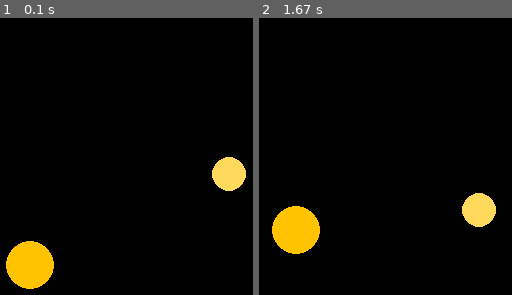
Above: before the commit, frames 1-2 (left to right).
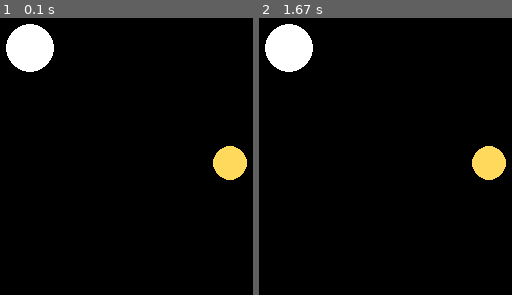
Above: after the commit, the same moments.

Repository: Demarcus-JL/Alpha-Centauri
Game: pygame game, started from program/main.py
The game is run twice, just before and just after one commit, with the same random seed, the same clock (stepped at 60 frames per second) and the same inputs.
Inputs:
- Up to frame 1 (0.1 s): no input
- Up to frame 2 (1.67 s): tap Space at 0.33 s

The runs differ from the first frame. In frame 1, 6.1% of the frame differs, in the area x 2-98%, y 2-98%; in frame 2, 7.6%, in the area x 2-98%, y 2-86%.

Commit message:
moved relevant files to program folder

Diff:
--- a/pygame_version/config.py
+++ b/program/config.py
@@ -4,7 +4,8 @@
 FPS: int = 60
 # Simulated seconds that pass between simulation steps
 TIMESTEP: float = 1e7  # ca. 3.8 months on earth
-START_SCREEN_SIZE: tuple[int, int] = (400, 400)  # Native screen resolution
+START_SCREEN_SIZE: tuple[int, int] = (400, 400)  # screen resolution in px
+START_WORLD_SIZE: tuple[float, float] = (7e12, 7e12)  # in meters
 
 # Newton's gravitational constant
 G = 6.67430e-11  # in N m^2 kg^-2
--- a/pygame_version/main.py
+++ b/program/main.py
@@ -2,25 +2,21 @@
 
 import sys
 import pygame
-from config import FPS, TIMESTEP, START_SCREEN_SIZE, G
-from objects import Vector, Body, Interaction, CursorPosition
+from config import FPS, TIMESTEP, START_SCREEN_SIZE, G, START_WORLD_SIZE
+from objects import Vector, Body, Interaction, WorldParams
 
-# TODO: write unit tests for to_pixel, because I'm not sure it works properly
-
-DEBUG: bool = False
+DEBUG: bool = True
 SIMULATION_PAUSED: bool = False
-
 
 # TODO remove this when done
 def show_viewport() -> None:
     """Print the current viewport and screen limits to the console."""
-    print(f"top right: {cursor_position.world_limits.dx:.2e} x {cursor_position.world_limits.dy:.2e}")
-    print(f"bottom left: {cursor_position.world_start.dx:.2e} x {cursor_position.world_start.dy:.2e}")
+    print(f"top right: {world_params.world_limits.dx:.2e} x {world_params.world_limits.dy:.2e}")
+    print(f"bottom left: {world_params.world_start.dx:.2e} x {world_params.world_start.dy:.2e}")
     print()
 
-pygame.init()  # Initialize pygame
-
 # Initialize pygame-related stuff
+pygame.init()
 screen: pygame.Surface = pygame.display.set_mode(START_SCREEN_SIZE, pygame.RESIZABLE)
 clock: pygame.time.Clock = pygame.time.Clock()  # Clock to manage frame rate
 
@@ -29,10 +25,11 @@
 interactions: list[Interaction] = []
 
 # Viewport and screen sizes for scaling
-cursor_position: CursorPosition = CursorPosition(
-    Vector(screen.get_width(), screen.get_height()), Vector(7e12, 7e12)
+world_params: WorldParams = WorldParams(
+    Vector(screen.get_width(), screen.get_height()), Vector(*(START_WORLD_SIZE))
 )
 
+# TODO: write unit tests for to_pixel, because I'm not sure it works properly
 def to_pixel(pos: Vector) -> Vector:
     """Return the coordinates as a Vector of px values, generated from the metric Vector as input.
 
@@ -42,13 +39,13 @@
     Returns:
         Vector: coordinates in px
     """
-    relative_positions: Vector = pos / cursor_position.world_limits
-    result = Vector(relative_positions.dx, 1 - relative_positions.dy) * cursor_position.screen_limits
+    relative_positions: Vector = pos / world_params.world_limits
+    result = Vector(relative_positions.dx, relative_positions.dy) * world_params.screen_size
 
     return result
 
 def handle_keypress(key_event: pygame.event.Event) -> None:
-    """Handle keypresses and act accordingly.
+    """Handle keypresses and act accordingly. Assumes that the passed event has a `key` attribute.
 
     Args:
         cursor_pos (CursorPosition): cursor position object
@@ -64,29 +61,20 @@
         SIMULATION_PAUSED = not SIMULATION_PAUSED
         print(f"Simulation {"paused" if SIMULATION_PAUSED else "resumed"}")
 
-
-def zoom_board(percent: float) -> None:
-    """Zoom board around the middle of the screen by a certain percentage.
-
-    Args:
-        percent (float): How much to zoom in/out, in %
-    """
-    # TODO make function work, probably move left first, then right
-    zoom_factor: float = percent / 100
-    # How much the world limits will change on each side in m
-    change: Vector = cursor_position.total_world_size * (zoom_factor) / 2
-    print(f"change in m: {change.dx:.2e} x {change.dy:.2e}")
-    cursor_position.world_limits += change
-    cursor_position.world_start -= change
-
 def handle_window_resize() -> None:
     """Handle window resize events by updating the viewport and screen limits."""
-    old_limits = cursor_position.screen_limits
-    cursor_position.screen_limits = Vector(screen.get_width(), screen.get_height())
-    relative_change: Vector = cursor_position.screen_limits / old_limits
-    cursor_position.world_limits *= relative_change
+    old_limits = world_params.screen_size
+    world_params.screen_size = Vector(screen.get_width(), screen.get_height())
+    relative_change: Vector = world_params.screen_size / old_limits
+    world_params.world_limits *= relative_change
     print("UPDATED viewport: "
-            f"{cursor_position.world_limits.dx:.2e} x {cursor_position.world_limits.dy:.2e}")
+            f"{world_params.world_limits.dx:.2e} x {world_params.world_limits.dy:.2e}")
+
+# TODO working on this
+def handle_world_zoom() -> None:
+    # Get the outermost bodies in each direction and adjust world limits accordingly
+    world_params.world_limits = world_params.world_limits + Vector(max(bodies, key=lambda body: body.pos.dx).pos.dx, max(bodies, key=lambda body: body.pos.dy).pos.dy)
+    world_params.world_start = world_params.world_start - Vector(min(bodies, key=lambda body: body.pos.dx).pos.dx, min(bodies, key=lambda body: body.pos.dy).pos.dy)
 
 def finish() -> None:
     """Quit the pygame application and terminate the program."""
@@ -100,7 +88,7 @@
         v=Vector(0, 0),
         r=8.511e8,
         m=2.188e30,
-        color=pygame.Color("#ffc300"),
+        color=pygame.Color("#ffffff"), # ffc300
     )
 )
 bodies.append(
@@ -118,7 +106,7 @@
     # Set starting velocities so that the bodies have a stable orbit
     DISTANCE = (bodies[0].pos - bodies[1].pos).magnitude
 
-    bodies[0].v.dy = (
+    bodies[0].v.dx = (
         (G * bodies[1].m) / DISTANCE * (bodies[0].m / (bodies[0].m + bodies[1].m))
     ) ** 0.5
 
@@ -136,7 +124,6 @@
             finish()
 
         elif event.type == pygame.KEYDOWN:  # Key pressed
-            print(f"{"-" * 5} new keypress {"-" * 5} {event.unicode} ({event.key})")
             # Handle keypresses which might stop the simulation
             handle_keypress(event)
 
--- a/pygame_version/objects.py
+++ b/program/objects.py
@@ -308,9 +308,9 @@
         print("unimplemented Interaction.draw() function")
 
 
-class CursorPosition:
-    """Class to get cursor position in the simulation"""
-    def __init__(self, screen_limits: Vector, world_limits: Vector) -> None:
+class WorldParams:
+    """Class to manage size-related world data in the simulation"""
+    def __init__(self, screen_size: Vector, world_limits: Vector) -> None:
         """Class to get cursor position in the simulation.
 
         Properties for metric versions and absolute px values are provided.
@@ -326,7 +326,7 @@
         self._x: int = 0
         self._y: int = 0
 
-        self.screen_limits: Vector = screen_limits
+        self.screen_size: Vector = screen_size
         self.world_limits: Vector = world_limits
         self.world_start: Vector = Vector(0, 0)
 
@@ -337,7 +337,7 @@
         Returns:
             Vector: position vector of the cursor
         """
-        return self.pixel / self.screen_limits * self.world_limits
+        return self.pixel / self.screen_size * self.world_limits
 
     @property
     def metric_inverted(self) -> Vector:
@@ -364,7 +364,7 @@
         Returns:
             Vector: position vector of the cursor
         """
-        return self.screen_limits - self.pixel
+        return self.screen_size - self.pixel
 
     @property
     def total_world_size(self) -> Vector:
@@ -374,13 +374,3 @@
             Vector: total world size
         """
         return self.world_limits - self.world_start
-
-    def update(self, new_x: int, new_y: int) -> None:
-        """Update the cursor position
-
-        Args:
-            new_x (int): new x position value in px
-            new_y (int): new y position value in px
-        """
-        self._x = new_x
-        self._y = new_y
